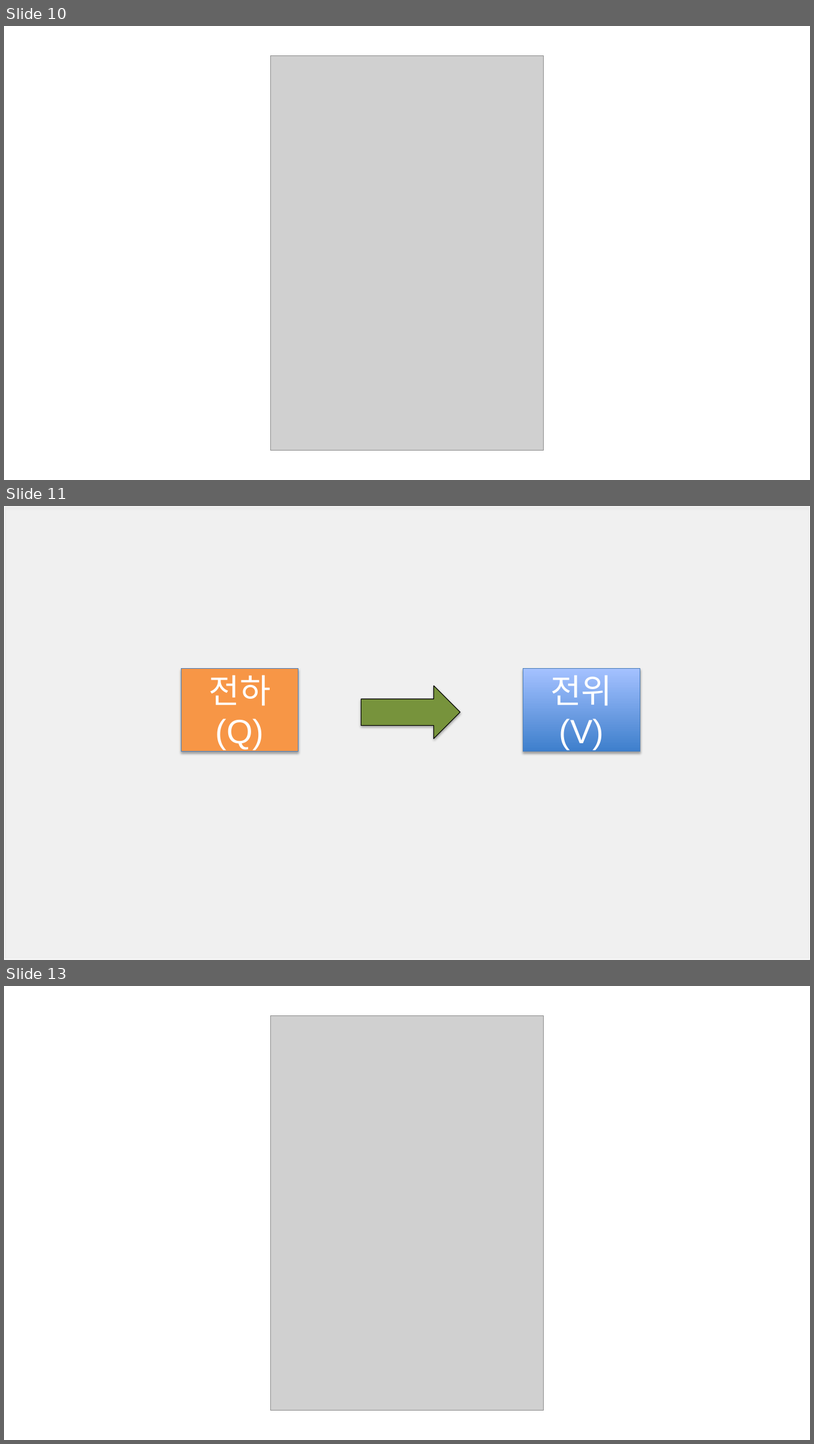
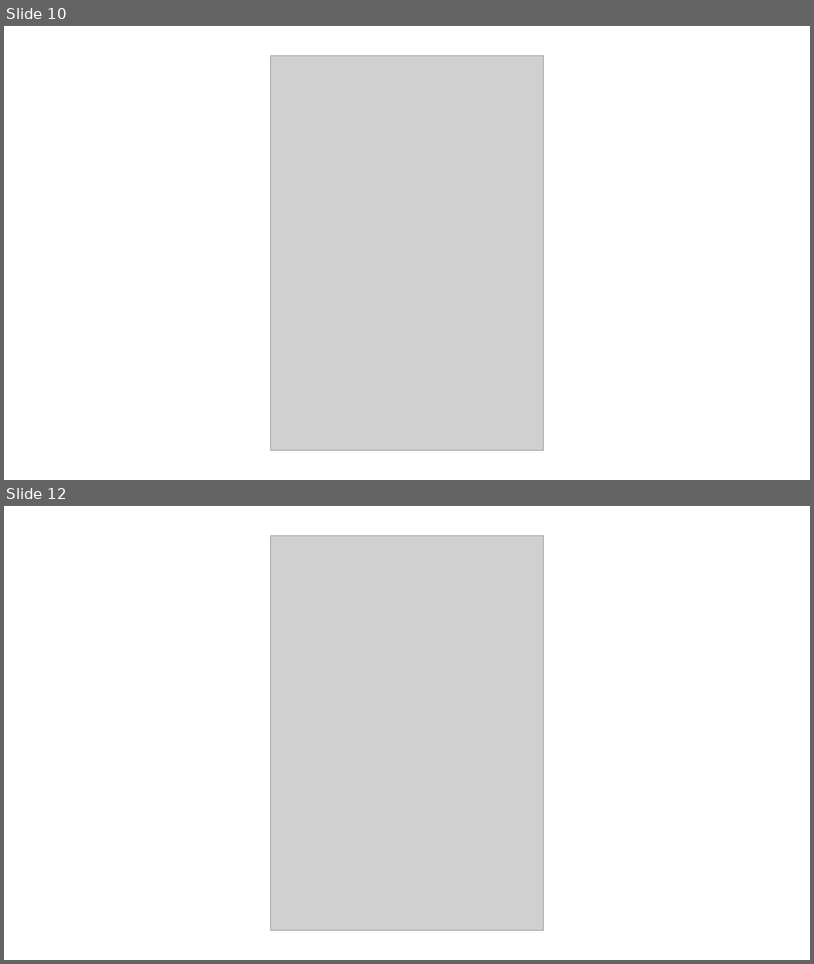
Before and after one commit to ohyunu525/KK-AI, a slide deck: Documents/보고서 파일.pptx. Shown one above the other, each under a label of ours: slides 10, 11 and 13 before the commit, slides 10 and 12 after it; the slides between them are not shown. The pictures are 814x1444 and 814x964 pixels, drawn with LibreOffice and Linux fonts; fonts in the diff are those of the drawing; grey boxes stand for pictures; background and template pictures are left out. Boxes give left, top, right and bottom in pixels: in the first picture for what was removed or moved away, otherwise in the second. Text is boxed around its words. In the diff, an @@ line names an element or a change of style, - is before the commit and + after.

```diff
--- a/Documents/보고서 파일.pptx
+++ b/Documents/보고서 파일.pptx
@@ slide 11 removed at box(4, 506, 810, 960), background picture (left out) @@
@@ rectangle removed at box(4, 506, 810, 959) @@
@@ rectangle removed at box(181, 669, 299, 751) @@
-전하(Q)
@@ right arrow removed at box(362, 685, 461, 739) @@
@@ rectangle removed at box(523, 669, 641, 751) @@
-전위(V)
@@ what was slide 13 is now slide 12 @@
```
Also in this commit, not shown: 2 slides changed, 1 slide added.
